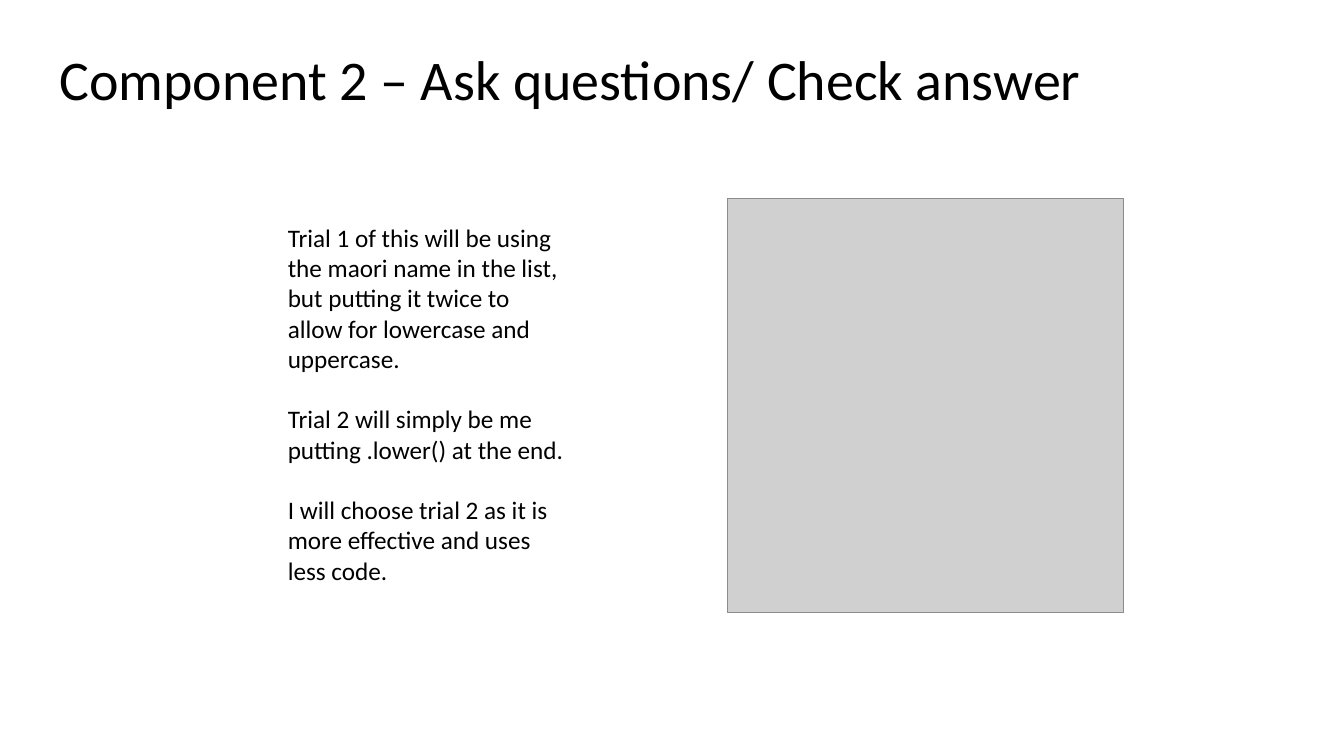
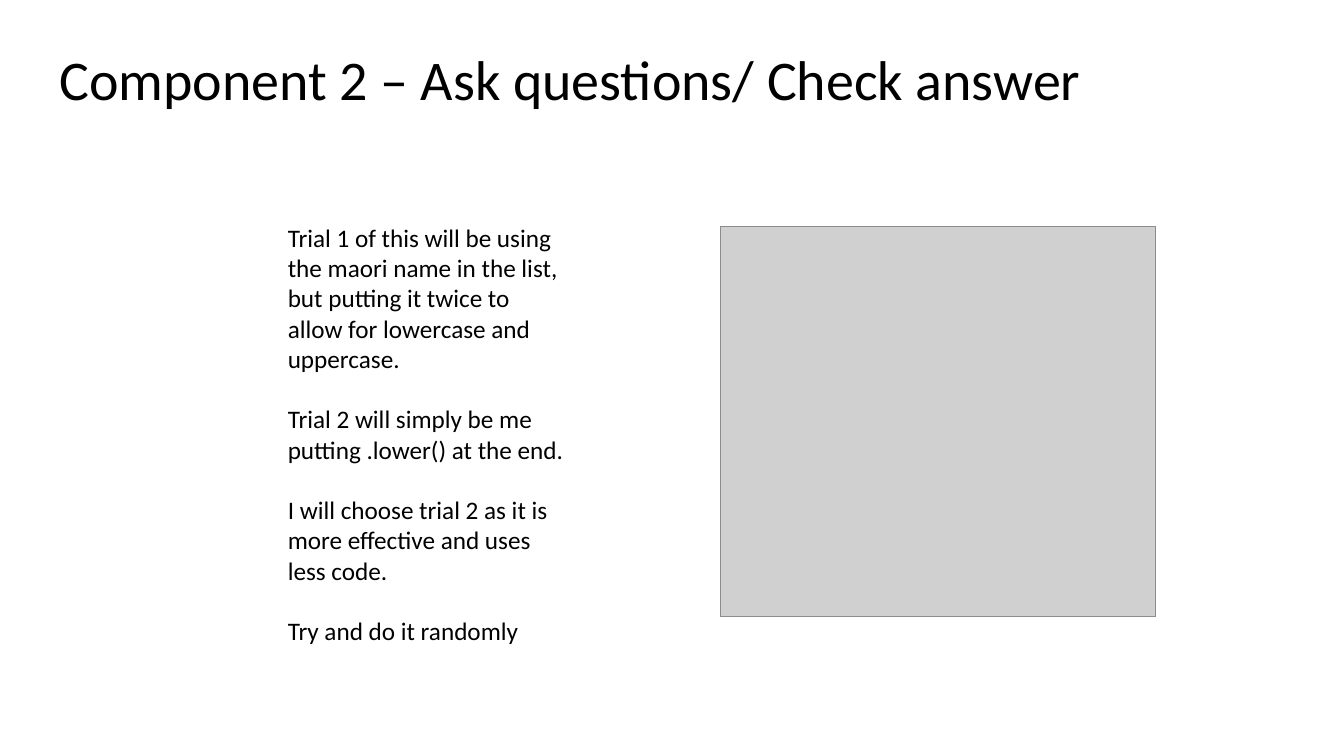
Before and after one commit to jireh-t/Assessment, a slide deck: slide 12 of 1.7 and 1.8 documentation.pptx. Drawn at 1344x756 pixels with LibreOffice and Linux fonts; fonts in the diff are those of the drawing; grey boxes stand for pictures. Boxes give left, top, right and bottom in pixels: in the first picture for what was removed or moved away, otherwise in the second. Text is boxed around its words. In the diff, an @@ line names an element or a change of style, - is before the commit and + after.

Commit message:
Questions

```diff
--- a/1.7 and 1.8 documentation.pptx
+++ b/1.7 and 1.8 documentation.pptx
@@ picture: place and size @@
-picture at (728,199,1123,612)
+picture at (721,226,1155,617)
@@ text at (288,622,518,644): paragraph added @@
+Try and do it randomly
```
Also in this commit, not shown: 2 other slides changed, 4 other files.
